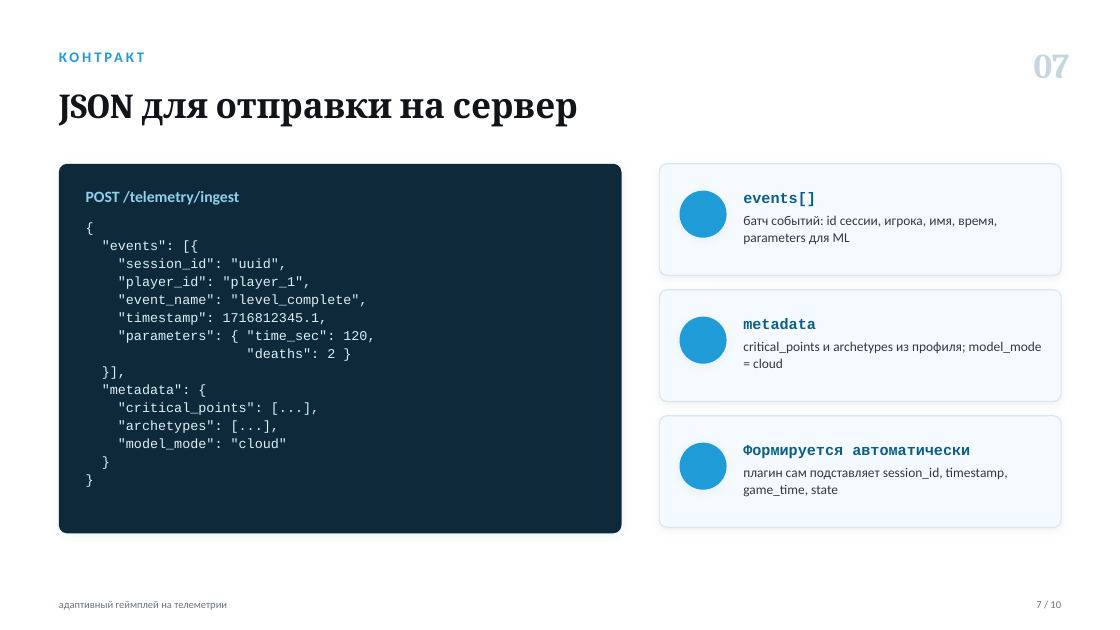
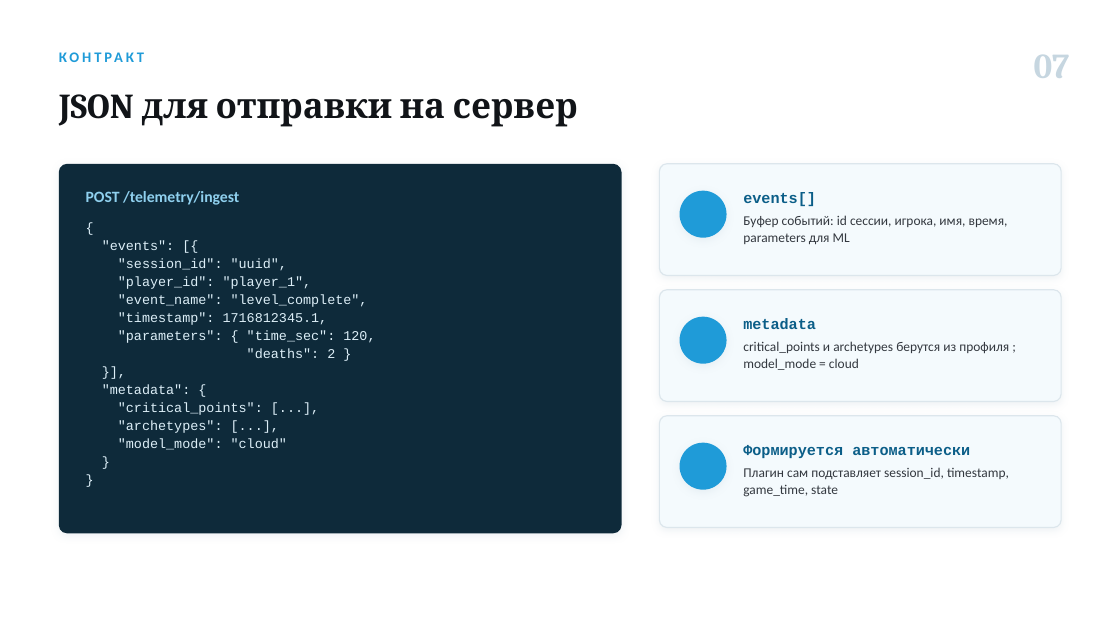
Before and after one commit to Antizi/diplom-Game_Plugs_Ai, a slide deck: slide 7 of presentations/Артамонов_ВКР_телеметрия.pptx. Drawn at 1120x630 pixels with LibreOffice and Linux fonts; fonts in the diff are those of the drawing; background and template pictures are left out. Boxes give left, top, right and bottom in pixels: in the first picture for what was removed or moved away, otherwise in the second. Text is boxed around its words. In the diff, an @@ line names an element or a change of style, - is before the commit and + after.

```diff
--- a/presentations/Артамонов_ВКР_телеметрия.pptx
+++ b/presentations/Артамонов_ВКР_телеметрия.pptx
@@ text at (x1=743, y1=215, x2=1008, y2=244): text changed @@
-батч событий: id сессии, игрока, имя, время, parameters для ML
+Буфер событий: id сессии, игрока, имя, время, parameters для ML
@@ text at (x1=743, y1=341, x2=1009, y2=370): text changed @@
-critical_points и archetypes из профиля; model_mode = cloud
+critical_points и archetypes берутся из профиля ; model_mode = cloud
@@ text at (x1=743, y1=468, x2=1009, y2=497): text changed @@
-плагин сам подставляет session_id, timestamp, game_time, state
+Плагин сам подставляет session_id, timestamp, game_time, state
@@ text removed at (x1=59, y1=601, x2=227, y2=610) @@
-адаптивный геймплей на телеметрии
@@ text removed at (x1=1036, y1=601, x2=1061, y2=608) @@
-7 / 10
```
Also in this commit, not shown: 8 other slides changed, 1 slide added, 1 slide removed, 6 other files.
